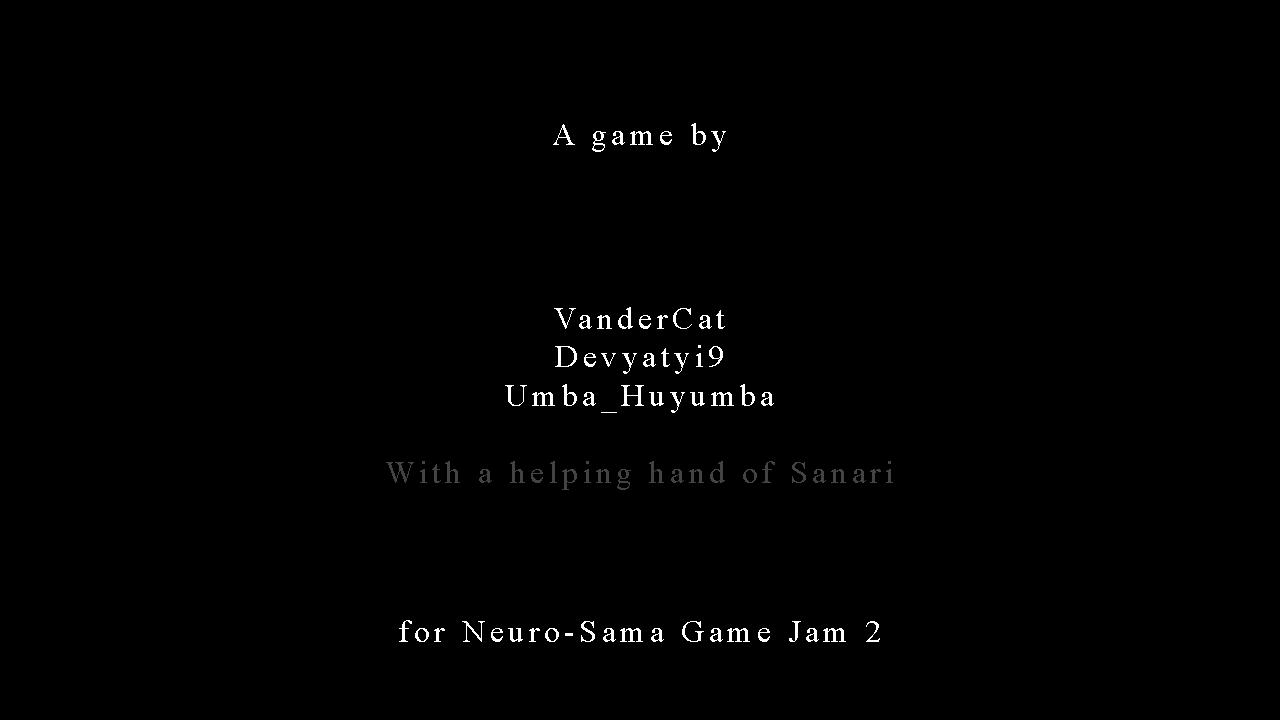
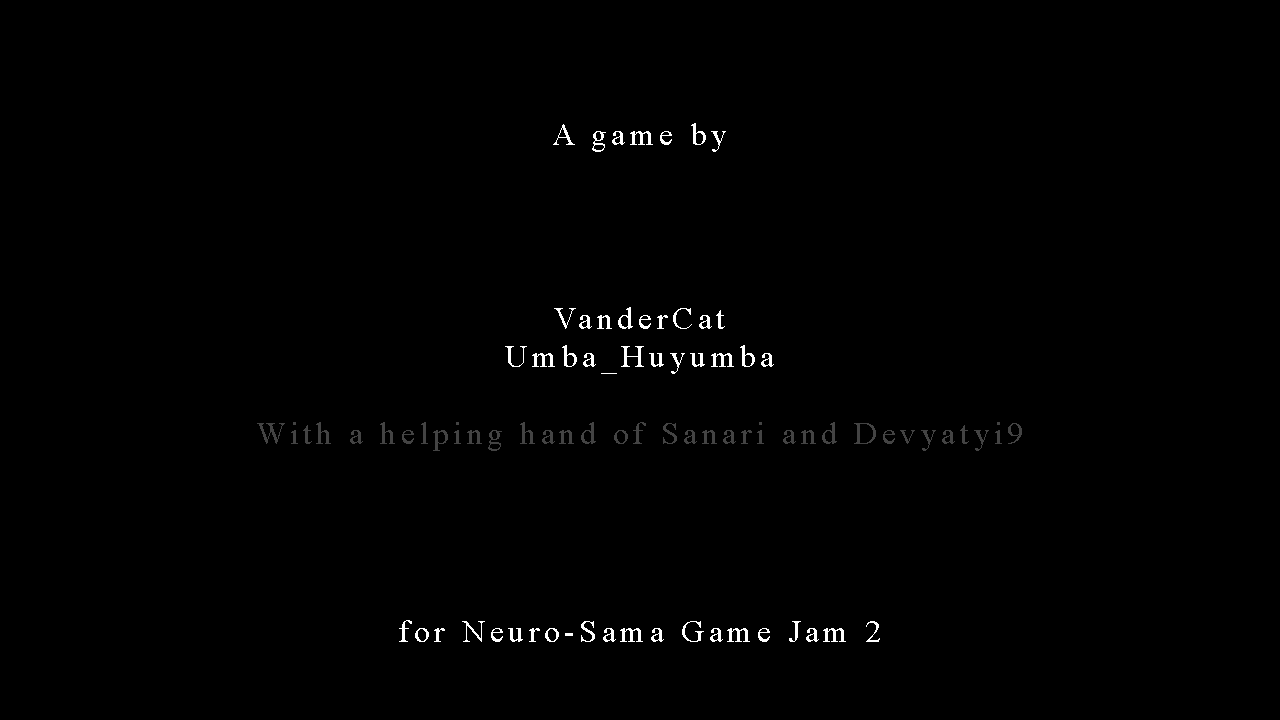
Layered file, before and after one edit (1280 × 720). Changes by layer:
renamed "VanderCat Devyatyi9 Umba_Huyumba With a helping hand of Sanari" to "VanderCat Umba_Huyumba With a helping hand of Sanari and Devya", painted on it over (x1=257, y1=345, x2=1022, y2=490)
